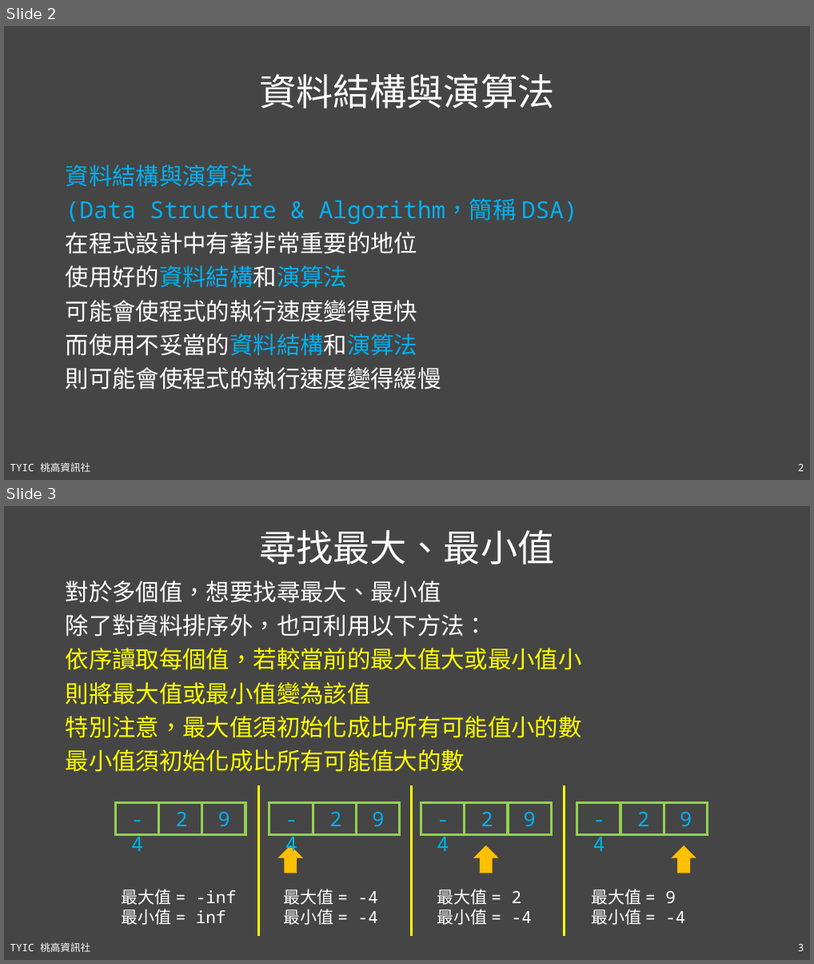
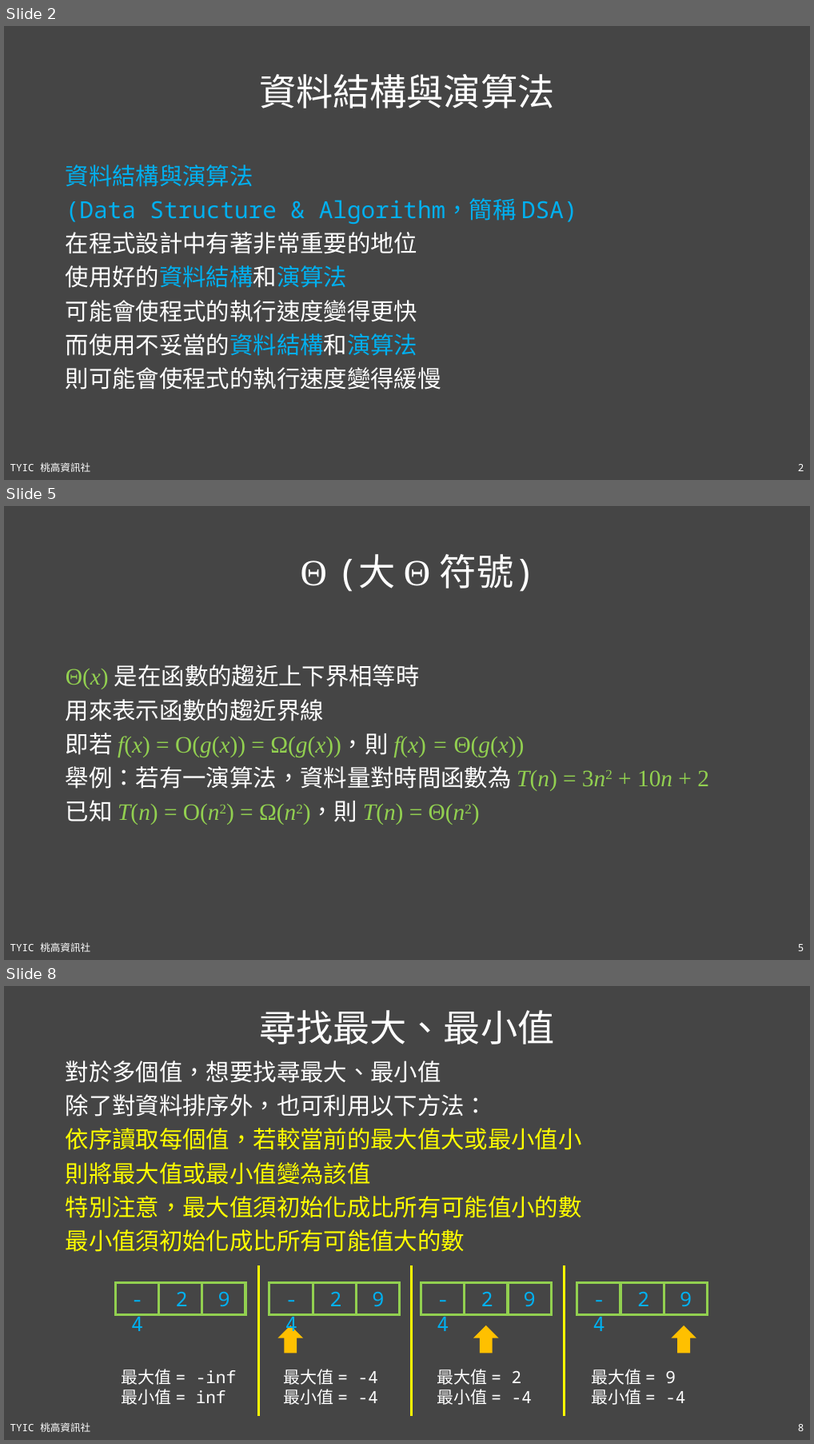
Before and after one commit to TYSHIC/slides, a slide deck: ppt/90_基礎資料結構與演算法.pptx. Shown one above the other, each under a label of ours: slides 2 and 3 before the commit, slides 2, 5 and 8 after it; the slides between them are not shown. The pictures are 814x964 and 814x1444 pixels, drawn with LibreOffice and Linux fonts; fonts in the diff are those of the drawing. Boxes give left, top, right and bottom in pixels: in the first picture for what was removed or moved away, otherwise in the second. Text is boxed around its words. In the diff, an @@ line names an element or a change of style, - is before the commit and + after.

```diff
--- a/ppt/90_基礎資料結構與演算法.pptx
+++ b/ppt/90_基礎資料結構與演算法.pptx
@@ slide 5 added at bbox=[4, 506, 810, 960], background #454545; not listed: 2 template elements that a slide beside it also shows @@
@@ title added at bbox=[301, 554, 536, 592], 44 pt, text #FFFFFF @@
+Θ (大 Θ 符號)
@@ text added at bbox=[66, 664, 710, 824], 28 pt, text #92D050 @@
+Θ(x) 是在函數的趨近上下界相等時
+用來表示函數的趨近界線
+即若 f(x) = O(g(x)) = Ω(g(x))，則 f(x) = Θ(g(x))
+舉例：若有一演算法，資料量對時間函數為 T(n) = 3n2 + 10n + 2
+已知 T(n) = O(n2) = Ω(n2)，則 T(n) = Θ(n2)
@@ what was slide 3 is now slide 8 @@
```
Also in this commit, not shown: 5 slides changed, 8 other slides added, 1 other file.
